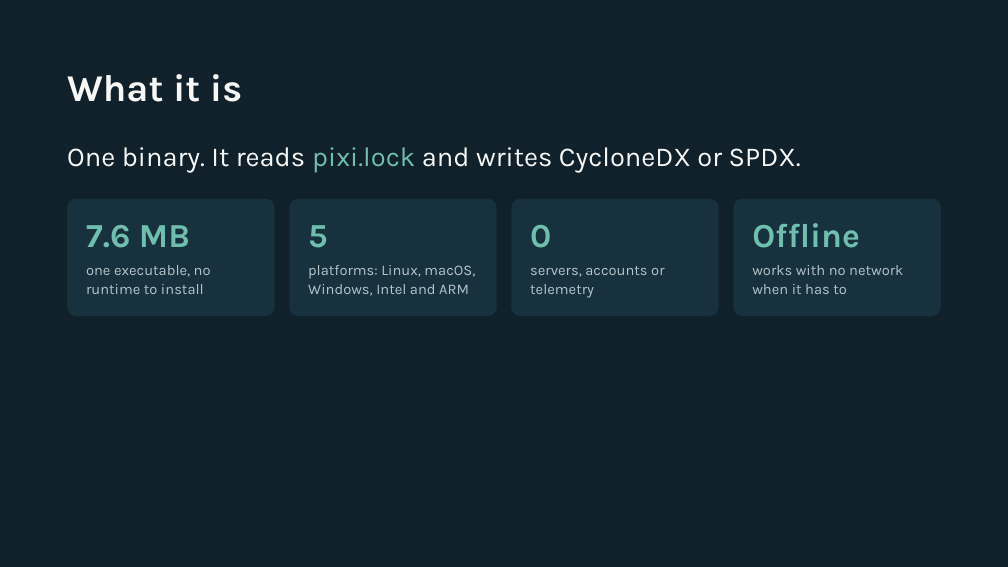
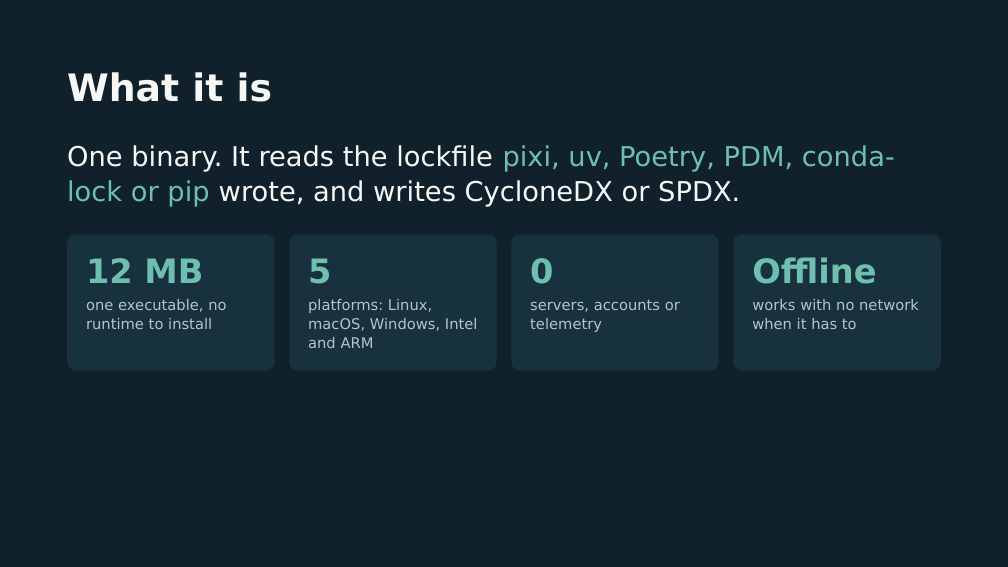
Before and after one commit to actions-marketplace-validations/millsks_pixi-sbom, a slide deck: slide 6 of docs/presentations/engineering-management/pixi-sbom-engineering.pptx. Drawn at 1008x567 pixels with LibreOffice and Linux fonts; fonts in the diff are those of the drawing. Boxes give left, top, right and bottom in pixels: in the first picture for what was removed or moved away, otherwise in the second. Text is boxed around its words. In the diff, an @@ line names an element or a change of style, - is before the commit and + after.

```diff
--- a/docs/presentations/engineering-management/pixi-sbom-engineering.pptx
+++ b/docs/presentations/engineering-management/pixi-sbom-engineering.pptx
@@ font Karla to DejaVu Sans in 8 elements at bbox=[86, 299, 226, 329], bbox=[308, 258, 331, 284], bbox=[530, 258, 553, 284], bbox=[530, 299, 680, 332], bbox=[752, 257, 876, 284], bbox=[752, 299, 919, 329], bbox=[308, 299, 478, 348], bbox=[67, 72, 272, 102] @@
@@ text at bbox=[67, 145, 895, 207]: text changed; font Karla to DejaVu Sans @@
-One binary. It reads pixi.lock and writes CycloneDX or SPDX.
+One binary. It reads the lockfile pixi, uv, Poetry, PDM, conda-lock or pip wrote, and writes CycloneDX or SPDX.
@@ rounded rectangle: place and size @@
-rounded rectangle at bbox=[67, 199, 274, 316]
+rounded rectangle at bbox=[67, 234, 274, 371]
@@ rounded rectangle: place and size @@
-rounded rectangle at bbox=[290, 199, 497, 316]
+rounded rectangle at bbox=[290, 234, 497, 371]
@@ rounded rectangle: place and size @@
-rounded rectangle at bbox=[511, 199, 718, 316]
+rounded rectangle at bbox=[511, 234, 718, 371]
@@ proportions changed in 4 elements at bbox=[67, 234, 274, 371], bbox=[290, 234, 497, 371], bbox=[511, 234, 718, 371], bbox=[734, 234, 941, 371] @@
@@ rounded rectangle: place and size @@
-rounded rectangle at bbox=[734, 199, 941, 316]
+rounded rectangle at bbox=[734, 234, 941, 371]
@@ text at bbox=[86, 258, 203, 283]: text changed; font Karla to DejaVu Sans @@
-7.6 MB
+12 MB
@@ text "platforms: Linux, macOS, Windows, Intel ...": place and size @@
-text "platforms: Linux, macOS, Windows, Intel ..." at bbox=[308, 265, 475, 296]
+text "platforms: Linux, macOS, Windows, Intel ..." at bbox=[308, 299, 478, 348]
@@ 6 texts: place and size @@
-6 texts at bbox=[86, 223, 903, 298]
+6 texts at bbox=[86, 257, 919, 332]
```
Also in this commit, not shown: 10 other slides changed, 1 slide added, 1 slide removed, 16 other files.
